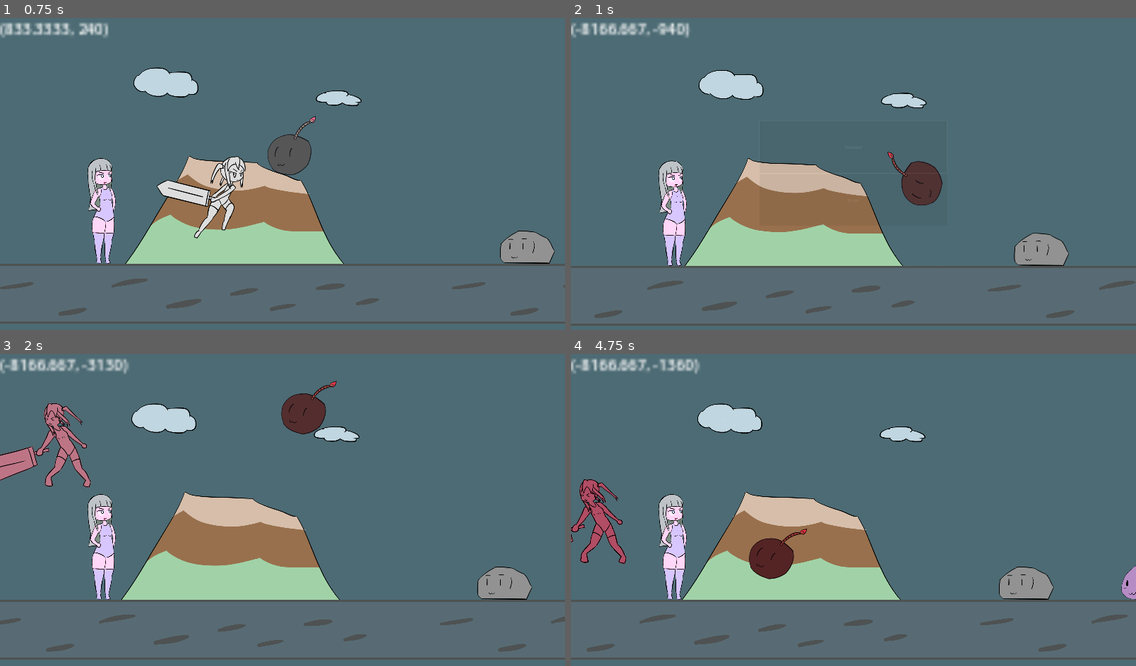
Above: before the commit, frames 1-4 (two rows, left to right).
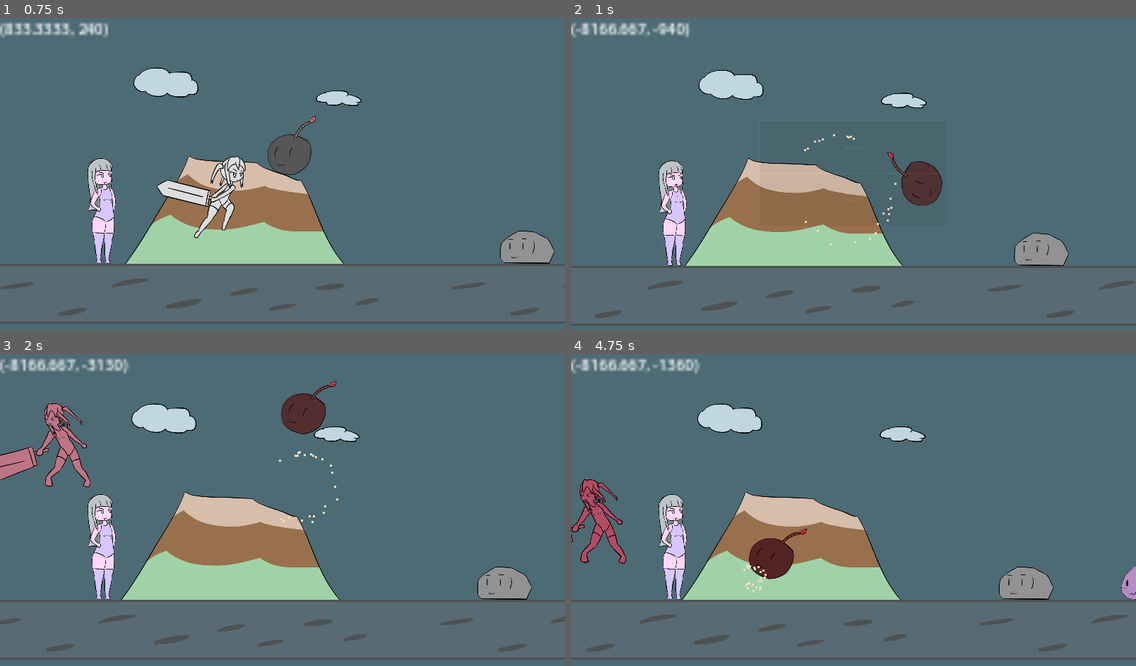
Above: after the commit, the same moments.

Repository: BeatMil/Animurun
Game: Godot game, scene res://Scenes/Forest.tscn
Same seed, same stepped clock (60 frames per second), same inputs: the game is played once before the commit and once after it.
Inputs:
- Up to frame 1 (0.75 s): hold D (move_right) from 0.53 s (still down); tap Space (jump) at 0.6 s
- Up to frame 2 (1 s): keep holding D (move_right); tap Space (jump) at 0.77 s
- Up to frame 3 (2 s): keep holding D (move_right); tap Space (jump) at 1.07, 1.52, 1.55, 1.82 s; tap J (attack) at 1.35 s
- Up to frame 4 (4.75 s): release D (move_right) at 2.03 s; hold K (block) 2.03-2.78 s; hold A (move_left) 2.03-4.28 s; tap Space (jump) at 2.3, 3.02, 3.05, 3.32, 3.6, 3.77, 4.07, 4.52, 4.55 s; tap L (dodge) at 2.85 s; hold D (move_right) from 4.28 s (still down); tap J (attack) at 4.35 s

Frame 1 is identical in both runs. In frame 2, less than 0.1% of the frame differs, in the area x 41-58%, y 37-73%; in frame 3, less than 0.1%; in frame 4, less than 0.1%.

Commit message:
Add particle effect to bomby

Diff:
--- /dev/null
+++ b/Nodes/Particles/particle01.tscn
@@ -0,0 +1,33 @@
+[gd_scene load_steps=3 format=3 uid="uid://cqc50l7hb12xj"]
+
+[ext_resource type="Script" path="res://scripts/Particle.gd" id="1_ig7m8"]
+
+[sub_resource type="ParticleProcessMaterial" id="ParticleProcessMaterial_awf4k"]
+particle_flag_disable_z = true
+spread = 140.0
+gravity = Vector3(0, 980, 0)
+initial_velocity_min = 200.0
+initial_velocity_max = 200.0
+orbit_velocity_min = 0.0
+orbit_velocity_max = 0.0
+scale_min = 9.0
+scale_max = 9.0
+color = Color(0.964706, 0.870588, 0.745098, 1)
+
+[node name="Particle01" type="Node2D"]
+position = Vector2(165, 42)
+script = ExtResource("1_ig7m8")
+
+[node name="GPUParticles2D" type="GPUParticles2D" parent="."]
+scale = Vector2(3, 3)
+amount = 24
+process_material = SubResource("ParticleProcessMaterial_awf4k")
+lifetime = 5.0
+one_shot = true
+speed_scale = 2.0
+explosiveness = 0.99
+fixed_fps = 120
+
+[node name="Timer" type="Timer" parent="."]
+
+[connection signal="timeout" from="Timer" to="." method="_on_timer_timeout"]
--- a/scripts/Bomby.gd
+++ b/scripts/Bomby.gd
@@ -1,12 +1,14 @@
 extends RigidBody2D
 
 
+# Config
 var speed: Vector2 = Vector2(-1000, 0)
+var is_moving = true
+var	is_speed_bomby = true
 
 
-# Config
-var is_moving = true
-var	is_speed_bomby = true
+# Preloads
+var PARTICLE01 = preload("res://Nodes/Particles/particle01.tscn")
 
 
 # Signals
@@ -43,6 +45,13 @@
 		apply_impulse(Vector2(1000, -1000))
 		apply_torque_impulse(100000)
 		$"AnimationPlayer".play("hurt")
+		spawn_particle() # vfx
+
+
+func spawn_particle() -> void:
+	var particle = PARTICLE01.instantiate()
+	particle.position = position
+	$"..".add_child(particle)
 
 
 func throw_bomb() -> void:
--- /dev/null
+++ b/scripts/Particle.gd
@@ -0,0 +1,10 @@
+extends Node2D
+
+
+func _ready():
+	$Timer.wait_time = $GPUParticles2D.lifetime - 0.1
+	$Timer.start()
+
+
+func _on_timer_timeout():
+	queue_free()
Binary file added: Media/sprites/explosion_particle.png
Not shown, added: Media/sprites/explosion_particle.png.import
